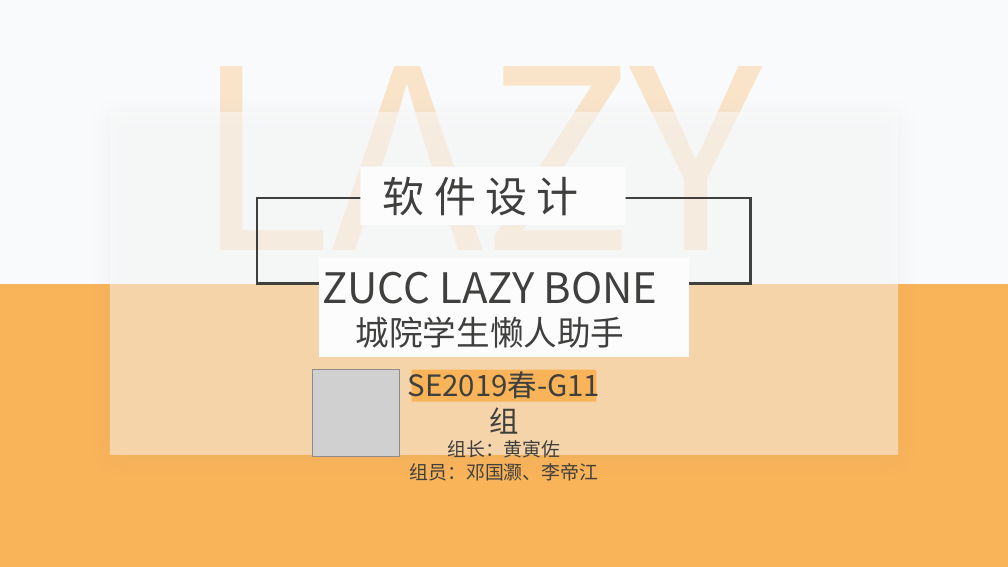
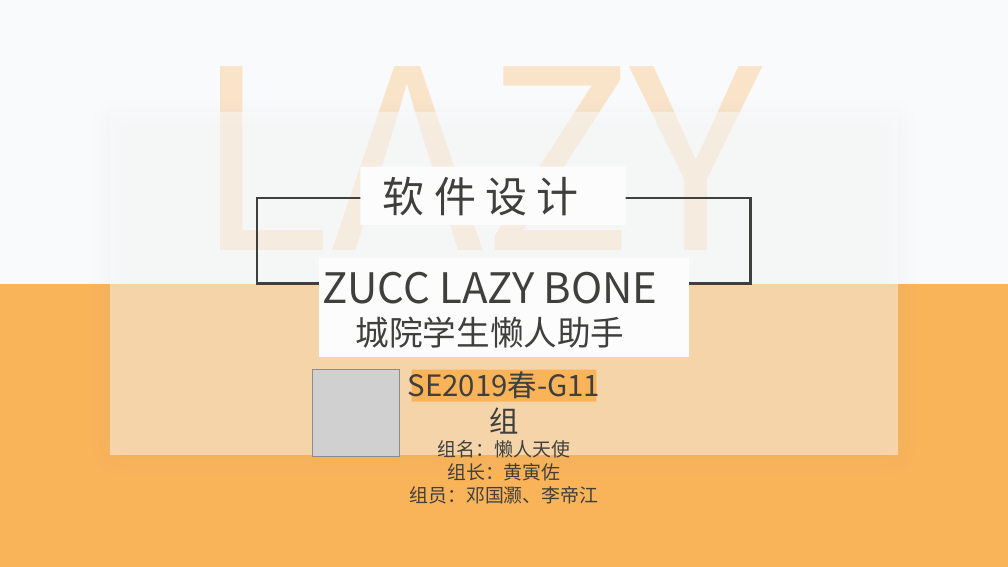
Before and after one commit to lorenzoyoung/ZUCC-Lazy-Bone, a slide deck: slide 1 of 评审PPT/SE2019春-G11-总体设计+详细设计/SE2019春-G11-软件总体+详细设计PPT.pptx. Drawn at 1008x567 pixels with LibreOffice and Linux fonts; fonts in the diff are those of the drawing; grey boxes stand for pictures. Boxes give left, top, right and bottom in pixels: in the first picture for what was removed or moved away, otherwise in the second. Text is boxed around its words. In the diff, an @@ line names an element or a change of style, - is before the commit and + after.

```diff
--- a/评审PPT/SE2019春-G11-总体设计+详细设计/SE2019春-G11-软件总体+详细设计PPT.pptx
+++ b/评审PPT/SE2019春-G11-总体设计+详细设计/SE2019春-G11-软件总体+详细设计PPT.pptx
@@ text at box(438, 440, 570, 462): paragraph added @@
+组名：懒人天使
```
Also in this commit, not shown: 1 other slide changed, 5 slides added, 19 other files.
